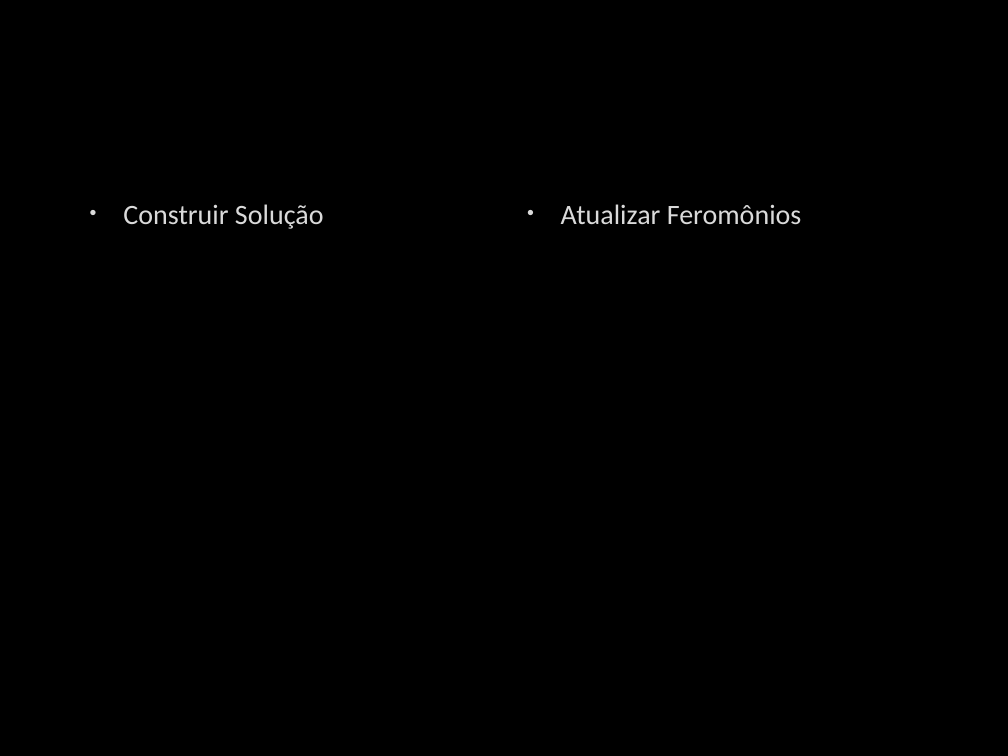
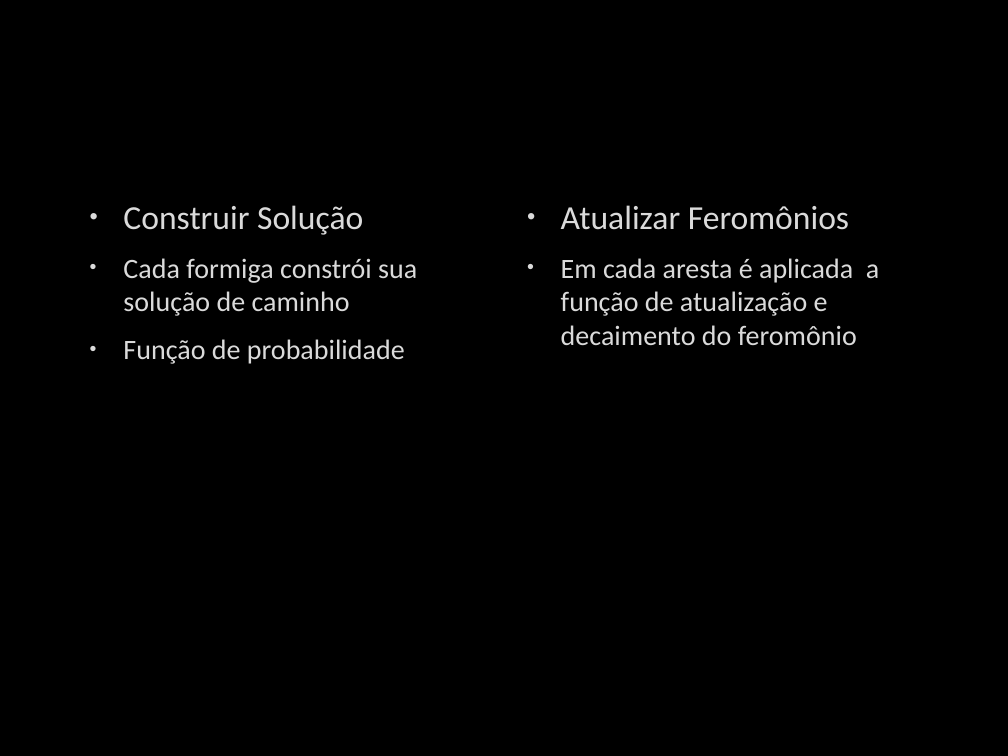
Before and after one commit to whschettert/ACO-Algorithm-for-Shortest-Path, a slide deck: slide 13 of Um Algoritmo de Colônia de Formigas para Otimização.pptx (slide 10 before the commit). Drawn at 1008x756 pixels with LibreOffice and Linux fonts; fonts in the diff are those of the drawing; background and template pictures are left out. Boxes give left, top, right and bottom in pixels: in the first picture for what was removed or moved away, otherwise in the second. Text is boxed around its words. In the diff, an @@ line names an element or a change of style, - is before the commit and + after.

```diff
--- a/Um Algoritmo de Colônia de Formigas para Otimização.pptx
+++ b/Um Algoritmo de Colônia de Formigas para Otimização.pptx
@@ text at (123,205,363,235): size 20 to 24 pt in "Construir Solução" @@
@@ text at (561,205,849,230): size 20 to 24 pt in "Atualizar Feromônios" @@
@@ text at (123,258,417,364): paragraphs added @@
+• Cada formiga constrói sua solução de caminho
+• Função de probabilidade
@@ text at (561,258,879,345): paragraph added @@
+• Em cada aresta é aplicada a função de atualização e decaimento do feromônio
```
Also in this commit, not shown: 2 other slides changed, 3 slides added.
